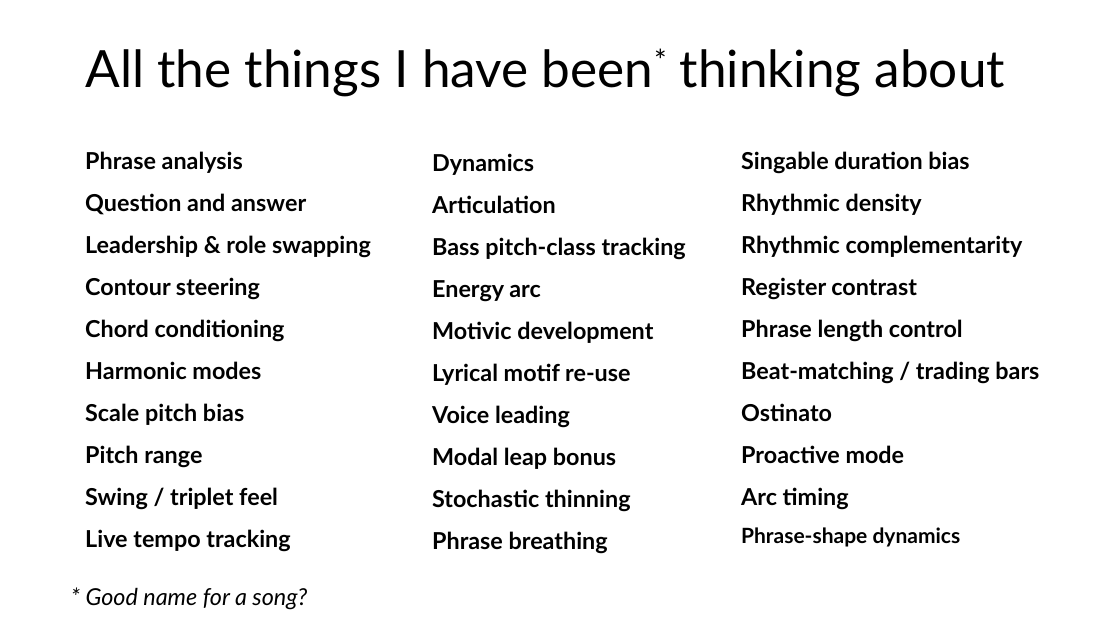
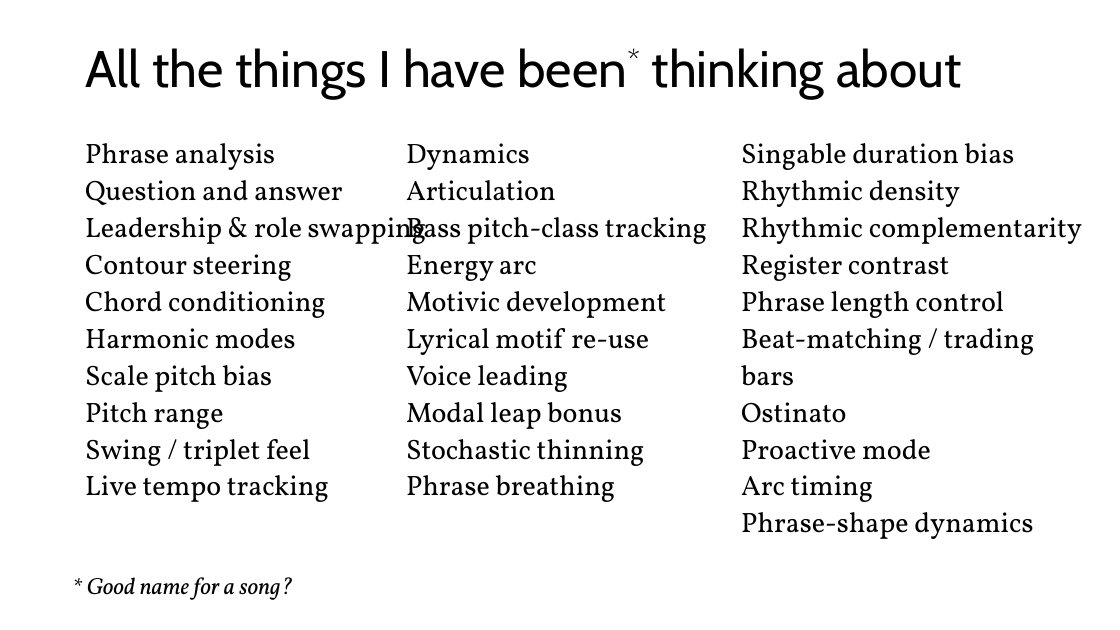
Before and after one commit to davidderoure/wolfson, a slide deck: slide 3 of docs/wolfson.pptx. Drawn at 1120x630 pixels with LibreOffice and Linux fonts; fonts in the diff are those of the drawing. Boxes give left, top, right and bottom in pixels: in the first picture for what was removed or moved away, otherwise in the second. Text is boxed around its words. In the diff, an @@ line names an element or a change of style, - is before the commit and + after.

```diff
--- a/docs/wolfson.pptx
+++ b/docs/wolfson.pptx
@@ title "All the things I have ..." at bbox=[85, 48, 962, 98]: font Lato to Cabin @@
@@ text "Phrase analysis" at bbox=[85, 143, 427, 502]: size 20 to 24 pt, font Lato to Vollkorn, bold off; line spacing 1.5 to 1.1 @@
@@ text "Dynamics" at bbox=[406, 143, 707, 502]: size 20 to 24 pt, font Lato to Vollkorn, bold off; line spacing 1.5 to 1.1 @@
@@ text "Dynamics": place and size @@
-text "Dynamics" at bbox=[432, 153, 686, 554]
+text "Dynamics" at bbox=[406, 143, 707, 502]
@@ text "Singable duration bias" at bbox=[741, 143, 1082, 539]: size 20 to 24 pt in "Singable duration bias", "Rhythmic density", "Rhythmic complementarity", "Register contrast" and 5 more places; font Lato to Vollkorn, bold off; size 18 to 24 pt in "Phrase-shape dynamics"; line spacing 1.5 to 1.1 @@
@@ text "* Good name for a ...": place and size @@
-text "* Good name for a ..." at bbox=[86, 587, 307, 610]
+text "* Good name for a ..." at bbox=[87, 577, 293, 600]
@@ text "* Good name for a ..." at bbox=[87, 577, 293, 600]: font Lato to Vollkorn @@
```
Also in this commit, not shown: 6 other slides changed, 3 slides added, 1 slide removed, 1 other file.
